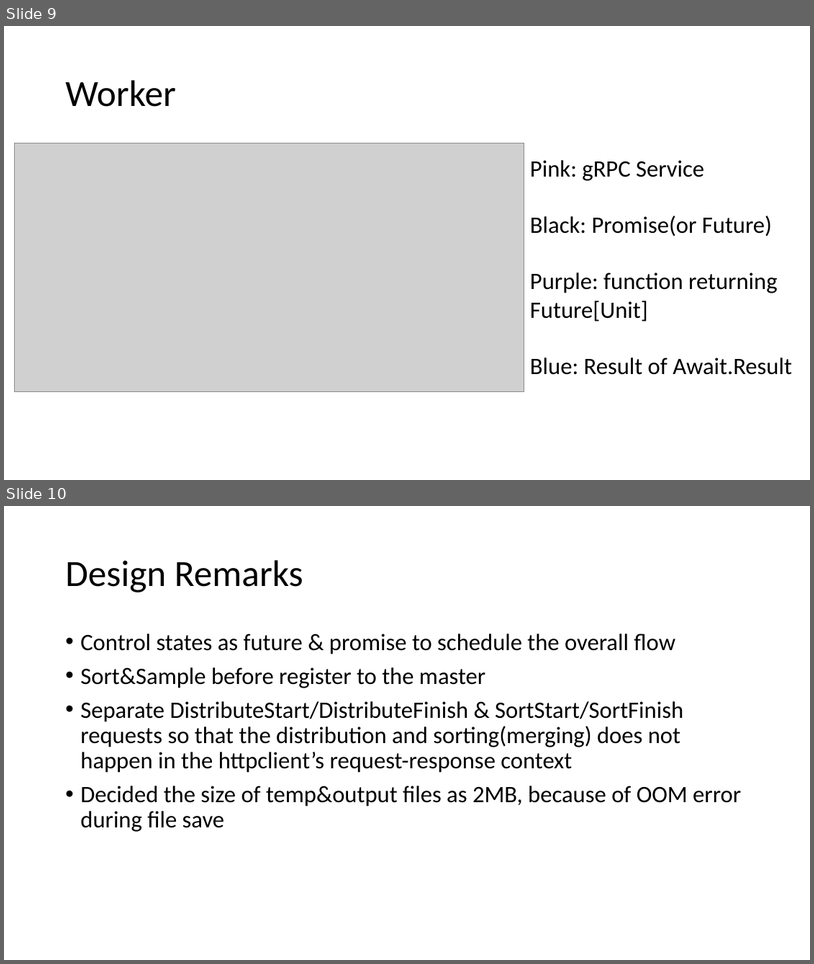
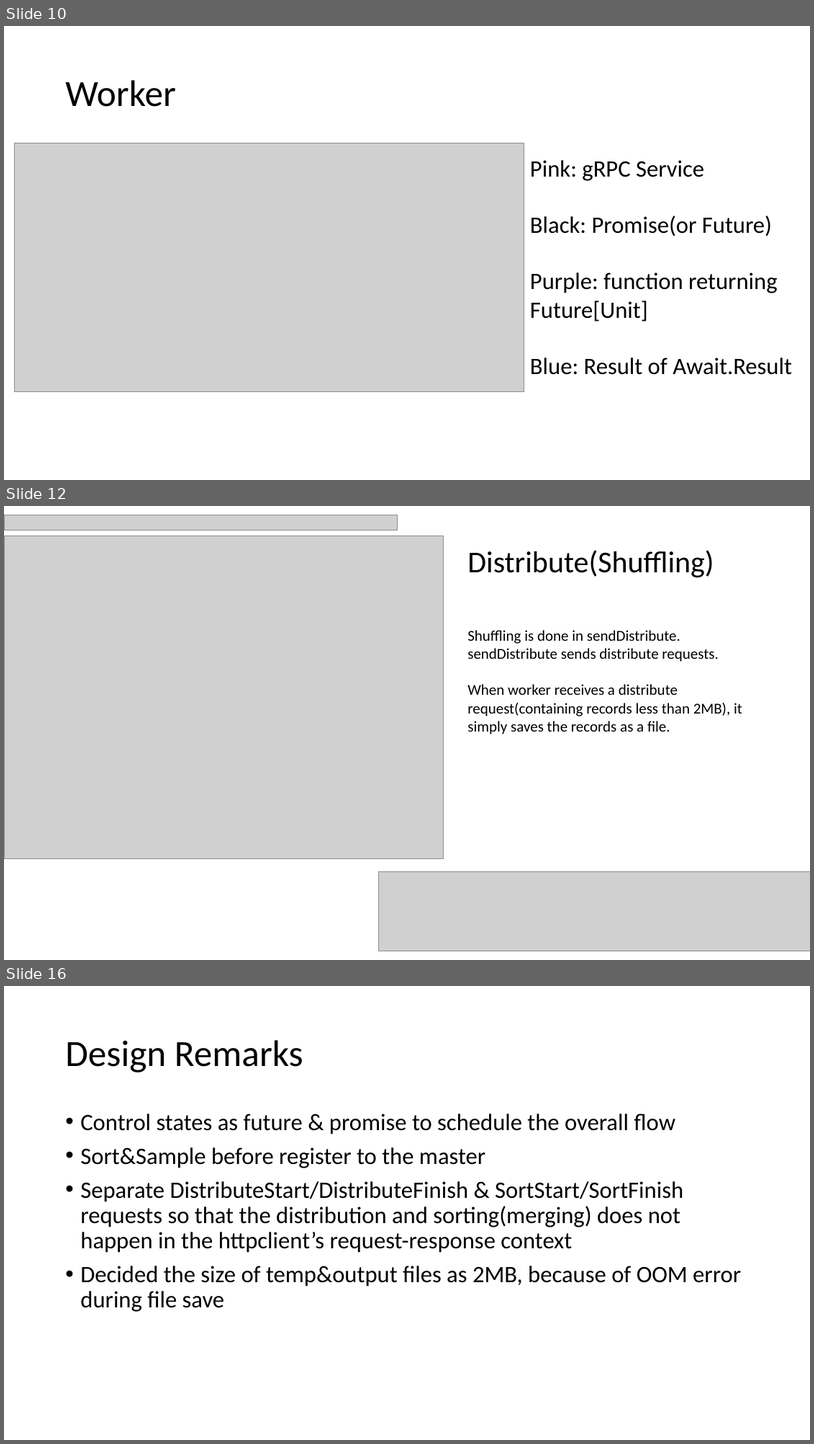
Before and after one commit to qwercxzsda/cs434-project, a slide deck: docs/Final Presentation.pptx. Shown one above the other, each under a label of ours: slides 9 and 10 before the commit, slides 10, 12 and 16 after it; the slides between them are not shown. The pictures are 814x964 and 814x1444 pixels, drawn with LibreOffice and Linux fonts; fonts in the diff are those of the drawing; grey boxes stand for pictures. Boxes give left, top, right and bottom in pixels: in the first picture for what was removed or moved away, otherwise in the second. Text is boxed around its words. In the diff, an @@ line names an element or a change of style, - is before the commit and + after.

```diff
--- a/docs/Final Presentation.pptx
+++ b/docs/Final Presentation.pptx
@@ slide 12 added at bbox=[4, 506, 810, 960], background #FFFFFF @@
@@ picture added at bbox=[4, 515, 398, 530] @@
@@ picture added at bbox=[4, 536, 443, 859] @@
@@ text added at bbox=[468, 550, 714, 578], 36 pt, text #000000 @@
+Distribute(Shuffling)
@@ text added at bbox=[468, 630, 743, 734], 18 pt, text #000000 @@
+Shuffling is done in sendDistribute. sendDistribute sends distribute requests.
+When worker receives a distribute request(containing records less than 2MB), it simply saves the records as a file.
@@ picture added at bbox=[379, 871, 810, 951] @@
@@ what was slide 9 is now slide 10 @@
@@ what was slide 10 is now slide 16 @@
```
Also in this commit, not shown: 1 slide changed, 5 other slides added.
